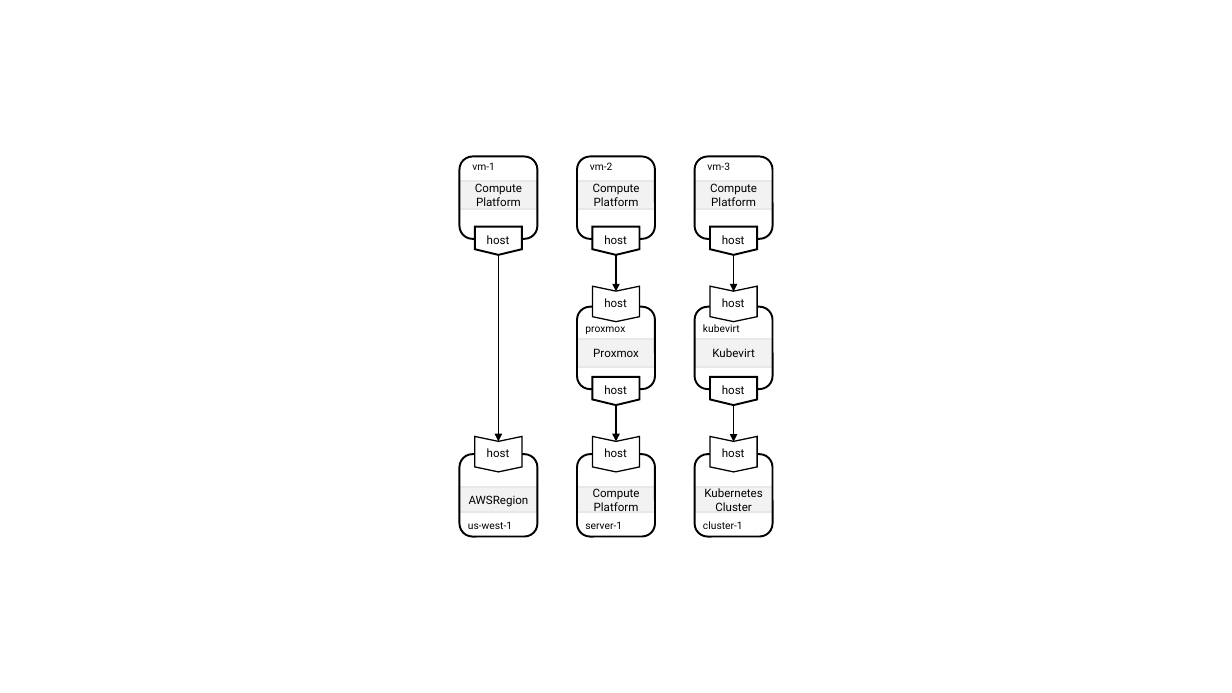
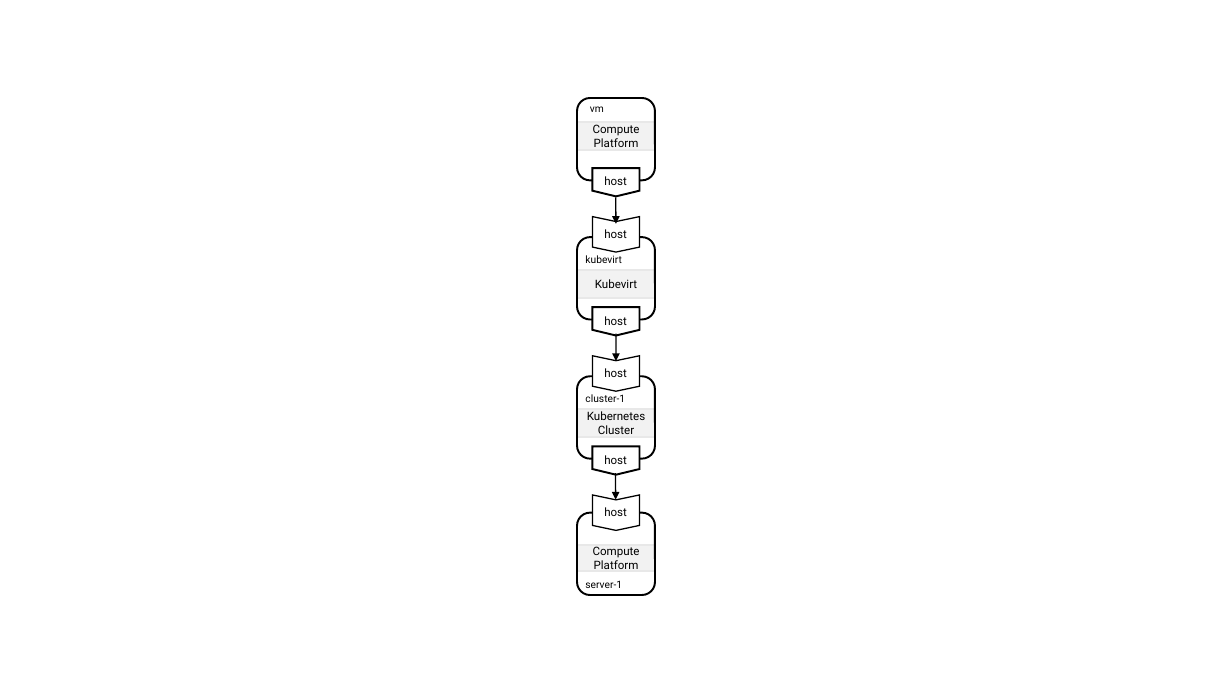
Before and after one commit to oasis-open/tosca-community-contributions, a slide deck: slide 6 of profiles/community/tosca/platform/sources/platforms.pptx (slide 2 before the commit). Drawn at 1232x693 pixels with LibreOffice and Linux fonts; fonts in the diff are those of the drawing. Boxes give left, top, right and bottom in pixels: in the first picture for what was removed or moved away, otherwise in the second. Text is boxed around its words. In the diff, an @@ line names an element or a change of style, - is before the commit and + after.

Commit message:
Document platform layering scenarios (#254)
* Document Platform HostedOn relationship to itself

* Add files via upload

* Add files via upload

* Additional documentation of platform layering scenarios

* Fix formatting of README file

* Minor editing

* Restore documentation for Component/Port pattern

```diff
--- a/profiles/community/tosca/platform/sources/platforms.pptx
+++ b/profiles/community/tosca/platform/sources/platforms.pptx
@@ 1 rectangle, 1 flow chart offpage connector, 1 rounded rectangle: place and size @@
-1 rectangle, 1 flow chart offpage connector, 1 rounded rectangle at [577,156,654,255]
+1 rectangle, 1 flow chart offpage connector, 1 rounded rectangle at [577,98,654,197]
@@ text in rounded rectangle at [590,106,604,112]: text changed @@
-vm-2
+vm
@@ text "host": place and size @@
-text "host" at [722,235,745,244]
+text "host" at [604,176,627,185]
@@ arrow moved from (616, 291) - (616, 255) to (616, 224) - (616, 198) @@
@@ chevron: place and size @@
-chevron at [592,286,639,321]
+chevron at [592,217,639,252]
@@ text "host": place and size @@
-text "host" at [604,235,627,244]
+text "host" at [604,229,627,238]
@@ 1 rounded rectangle, 1 rectangle, 1 flow chart offpage connector: place and size @@
-1 rounded rectangle, 1 rectangle, 1 flow chart offpage connector at [695,307,773,406]
+1 rounded rectangle, 1 rectangle, 1 flow chart offpage connector at [577,238,654,336]
@@ text "host": place and size @@
-text "host" at [604,298,627,307]
+text "host" at [604,316,627,325]
@@ chevron: place and size @@
-chevron at [710,286,757,321]
+chevron at [592,356,639,391]
@@ arrow moved from (734, 291) - (734, 255) to (616, 361) - (616, 334) @@
@@ rounded rectangle "cluster-1": place and size @@
-rounded rectangle "cluster-1" at [695,455,773,537]
+rounded rectangle "cluster-1" at [577,376,654,458]
@@ rounded rectangle "cluster-1" at [577,376,654,458]: vertical alignment bottom to top @@
@@ text "host": place and size @@
-text "host" at [604,385,627,394]
+text "host" at [604,368,627,377]
@@ rectangle "Kubernetes Cluster": place and size @@
-rectangle "Kubernetes Cluster" at [695,487,773,512]
+rectangle "Kubernetes Cluster" at [577,409,654,437]
@@ text in rectangle at [587,411,645,434]: text changed @@
-Kubernetes
-Cluster
+Kubernetes Cluster
@@ group removed at [459,156,773,537]: 4 rectangles, 4 rounded rectangles, 4 texts, 2 chevrons, 2 flow chart offpage connectors, 2 arrows @@
-AWSRegion
-us-west-1
-host
-Compute
-Platform
-vm-1
-host
-Proxmox
-proxmox
-host
-host
-Compute
-Platform
-vm-3
@@ flow chart offpage connector: place and size @@
-flow chart offpage connector at [592,377,640,406]
+flow chart offpage connector at [592,446,640,475]
@@ text "host": place and size @@
-text "host" at [604,448,627,457]
+text "host" at [604,455,627,464]
@@ arrow moved from (616, 442) - (616, 405) to (616, 500) - (616, 473) @@
@@ 1 rounded rectangle, 1 rectangle, 1 chevron: place and size @@
-1 rounded rectangle, 1 rectangle, 1 chevron at [577,437,654,537]
+1 rounded rectangle, 1 rectangle, 1 chevron at [577,495,654,595]
@@ text "host": place and size @@
-text "host" at [722,448,745,457]
+text "host" at [604,507,627,516]
```
Also in this commit, not shown: 4 slides added, 11 other files.
